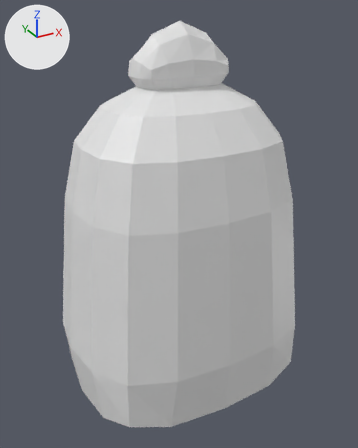
The Blender file salemstalker/Assets/3D/props/closedleatherbag.blend as it was, and as the next commit left it.
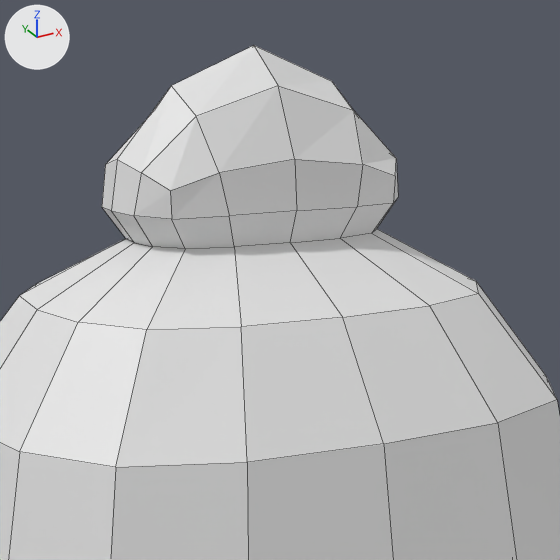
Each version is shown whole from a camera (50 mm lens) standing at (-2.47, -4.44, 4.09) and looking at (-0.01, 0.04, 1.85), then close up on the part from 26% to 79% of the width and 1% to 44% of the height. Arrows for +X, +Y and +Z are at upper left; the lights stay in place. The close-ups show mesh edges as thin lines.
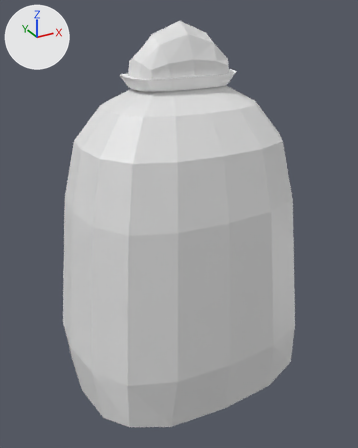
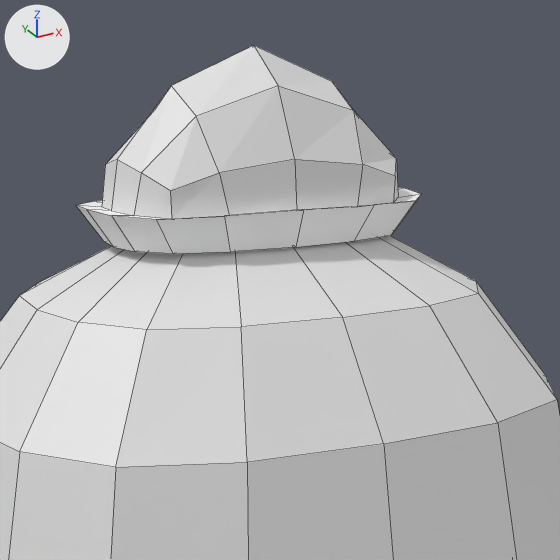
Location of each change, [x1, y1, x2, y2] in pixels of the close-ups (560 x 560 px):
part 1 of me_cube_001, built on
    before: [102, 198, 398, 249]
    after: [76, 187, 421, 254]

The change in detail:
Material 'bag' (mat_bag) is new.
Its base color is (0.8, 0.8, 0.8) (white #e7e7e7).
Material 'bind' (mat_bind) is new.
Its base color is (1.0, 1.0, 1.0) (white #ffffff).
me_cube_001 is used by ob_cube; location (0.0, 0.0, 1.708).
me_cube_001 had 162 vertices, 160 faces and spanned x -1.36..1.36, y -1.05..1.12, z -1.97..2.26.
me_cube_001 now has 194 vertices, 192 faces and spans x -1.36..1.36, y -1.05..1.12, z -1.97..2.26.
Part 1, on me_cube_001:
16 faces are deleted.
32 vertices are added at x -0.61..0.61, y -0.29..0.35, z 1.65..1.78.
48 new faces join them, mat_bind (white #ffffff).
me_cube_001 now uses material mat_bind (white #ffffff).
me_cube_001 now uses material mat_bag (white #e7e7e7).
